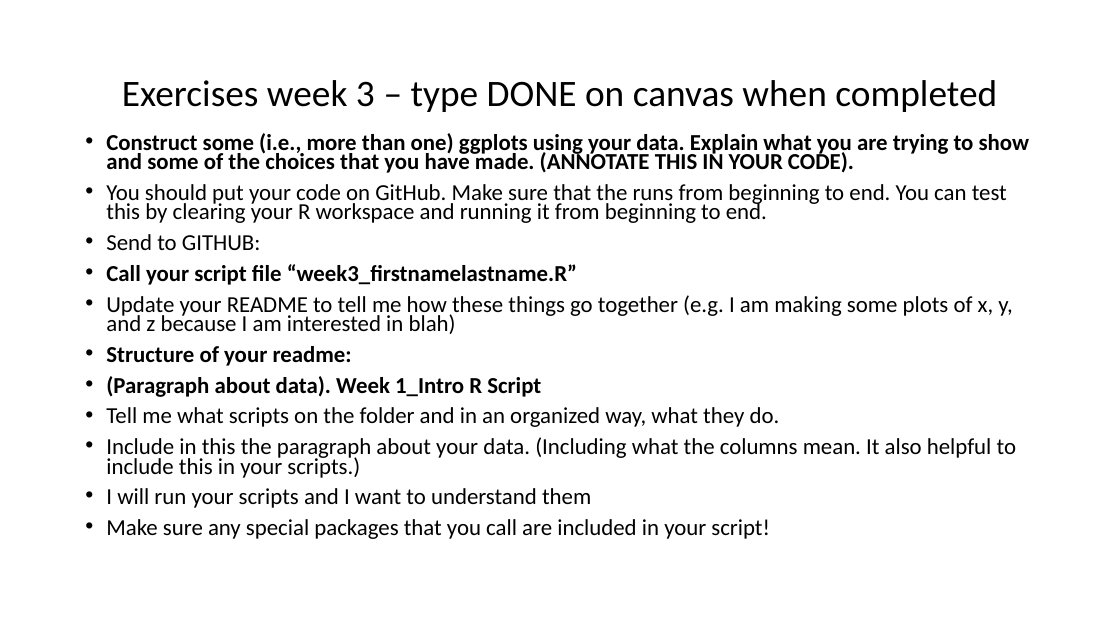
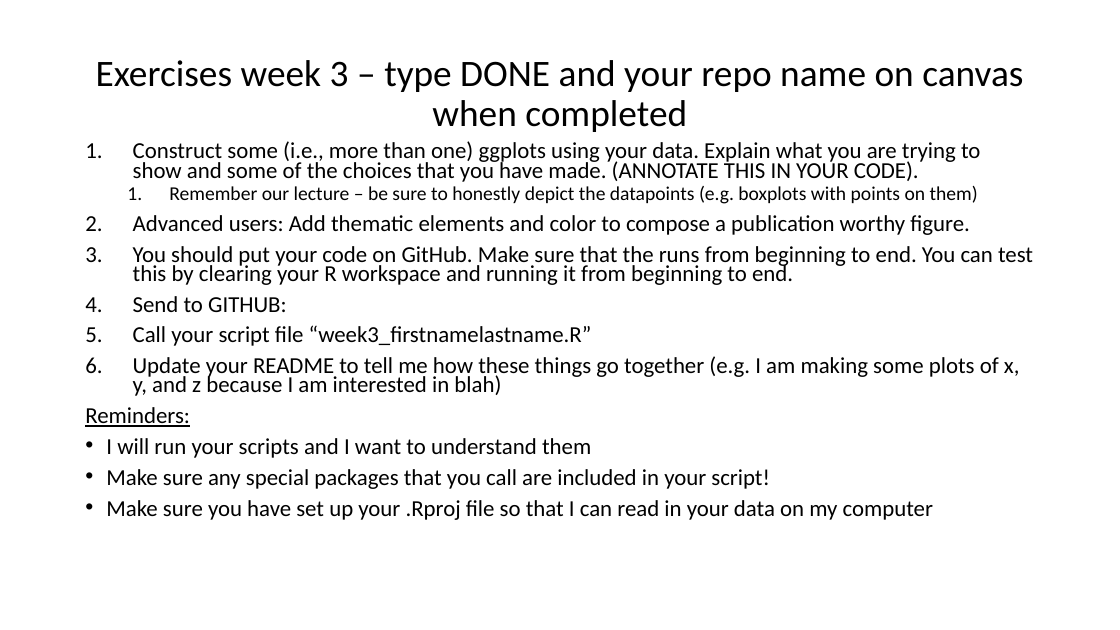
Before and after one commit to VTQuantMethodsEEB/klangwig, a slide deck: slide 2 of lectures/ex3_data_visualization.pptx (slide 3 before the commit). Drawn at 1120x630 pixels with LibreOffice and Linux fonts; fonts in the diff are those of the drawing. Boxes give left, top, right and bottom in pixels: in the first picture for what was removed or moved away, otherwise in the second. Text is boxed around its words. In the diff, an @@ line names an element or a change of style, - is before the commit and + after.

Commit message:
updating files for week 3

```diff
--- a/lectures/ex3_data_visualization.pptx
+++ b/lectures/ex3_data_visualization.pptx
@@ title at (96,60,1023,132): text changed @@
-Exercises week 3 – type DONE on canvas when completed
+Exercises week 3 – type DONE and your repo name on canvas when completed
@@ text "Construct some (i.e., more than ...": place and size @@
-text "Construct some (i.e., more than ..." at (106,133,1030,539)
+text "Construct some (i.e., more than ..." at (85,141,1033,520)
@@ text at (133,141,1033,396): bold off in "Construct some (i.e., more than one) ggplots ...", "Call your script file “week3_firstnamelastname.R”"; bullet • to 1. @@
@@ text at (133,186,978,235): paragraphs added @@
+  1. Remember our lecture – be sure to honestly depict the datapoints (e.g. boxplots with points on them)
+2. Advanced users: Add thematic elements and color to compose a publication worthy figure.
@@ text at (85,407,190,427): text changed @@
-• Structure of your readme:
-• (Paragraph about data). Week 1_Intro R Script
-• Tell me what scripts on the folder and in an organized way, what they do.
-• Include in this the paragraph about your data. (Including what the columns mean. It also helpful to include this in your scripts.)
+Reminders:
@@ text at (106,500,933,520): paragraph added @@
+• Make sure you have set up your .Rproj file so that I can read in your data on my computer
```
Also in this commit, not shown: 1 slide removed, 12 other files.
